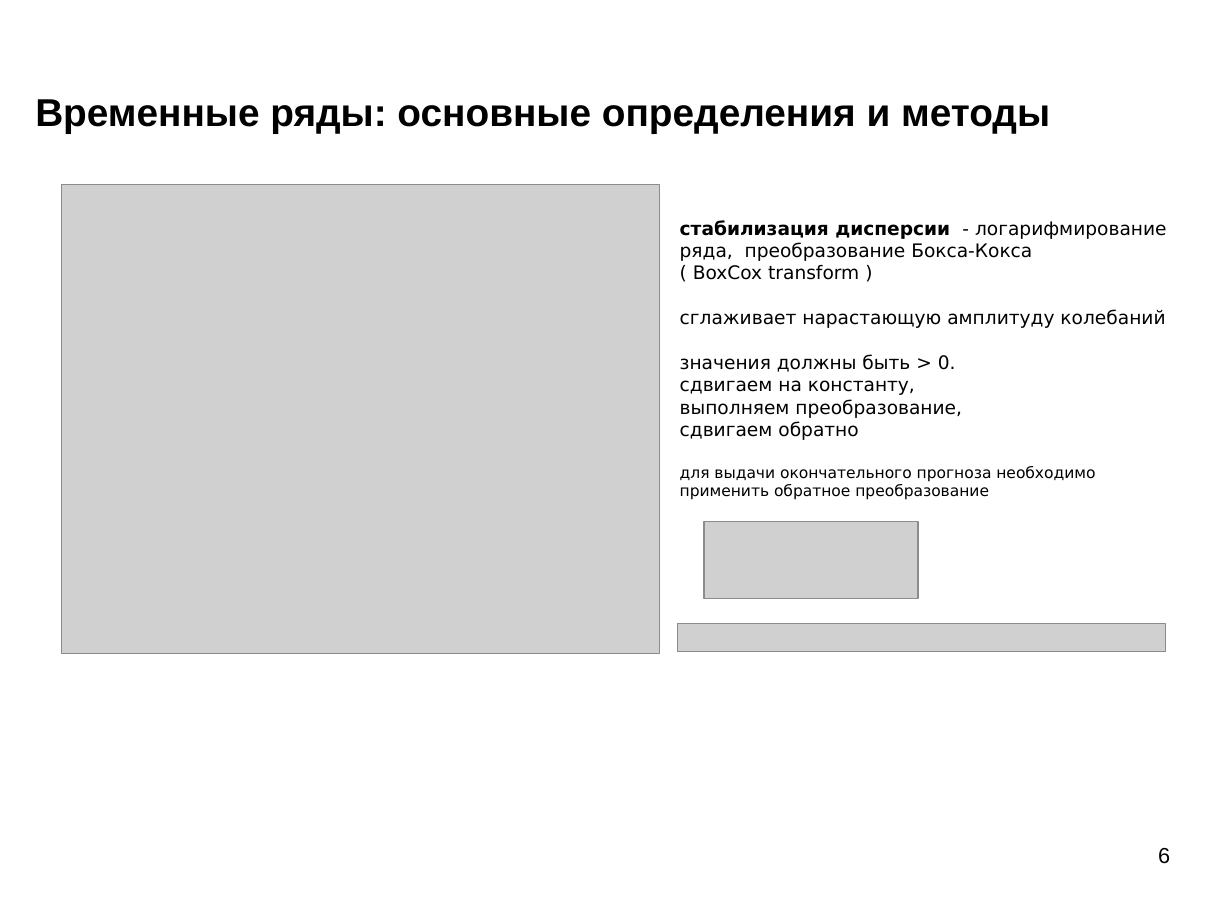
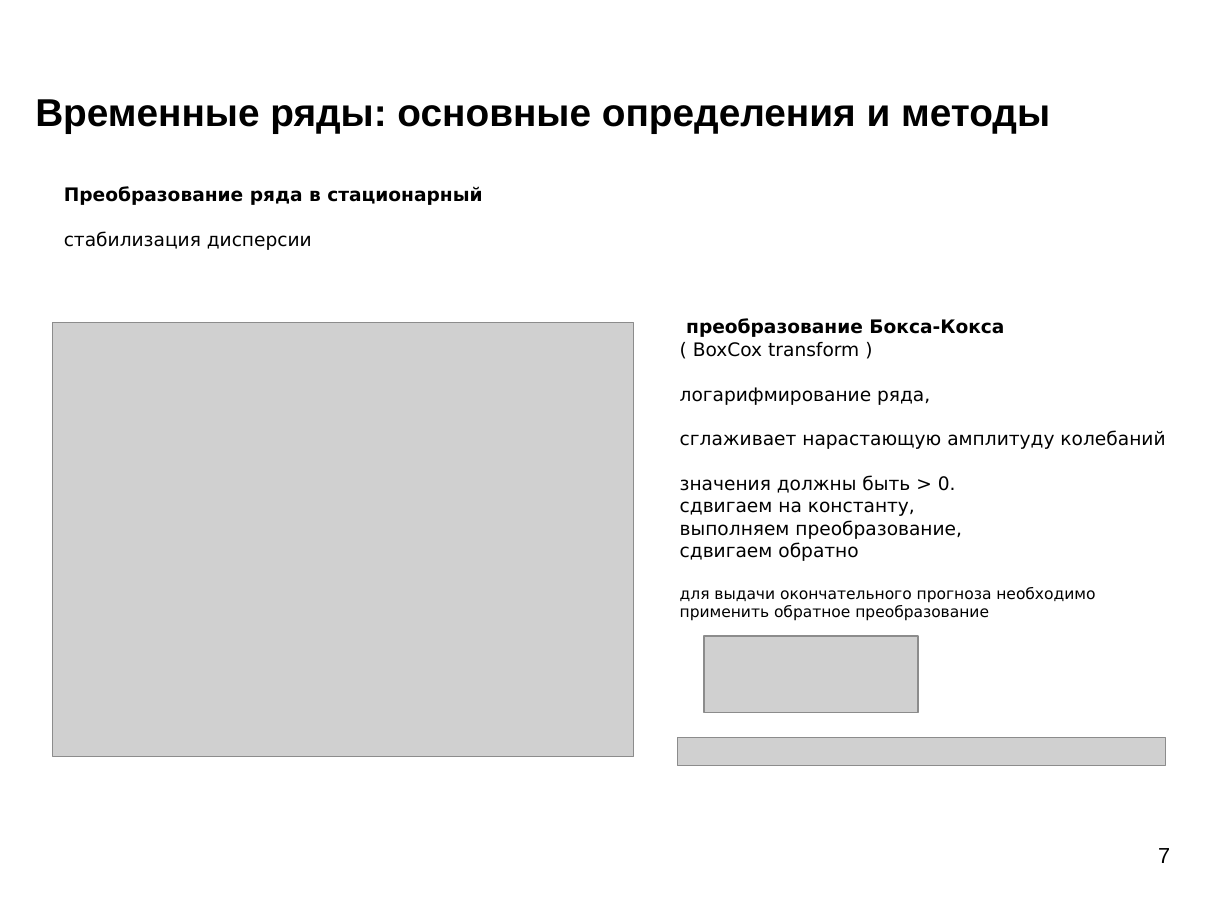
Before and after one commit to mechanoid5/ml_lectorium_2024_I, a slide deck: slide 7 of 22-time-series.odp (slide 6 before the commit). Drawn at 1232x924 pixels with LibreOffice and Linux fonts; fonts in the diff are those of the drawing; grey boxes stand for pictures; background and template pictures are left out. Boxes give left, top, right and bottom in pixels: in the first picture for what was removed or moved away, otherwise in the second. Text is boxed around its words. In the diff, an @@ line names an element or a change of style, - is before the commit and + after.

```diff
--- a/22-time-series.odp
+++ b/22-time-series.odp
@@ text added at (64, 186, 482, 250), 12 pt, text #000000, bold @@
+Преобразование ряда в стационарный
+стабилизация дисперсии
@@ picture: place and size @@
-picture at (61, 184, 660, 653)
+picture at (53, 323, 634, 757)
@@ text "преобразование Бокса-Кокса": place and size @@
-text "преобразование Бокса-Кокса" at (680, 220, 1167, 500)
+text "преобразование Бокса-Кокса" at (680, 319, 1165, 621)
@@ text at (686, 319, 1004, 337): text changed; bold on @@
-стабилизация дисперсии - логарифмирование ряда, преобразование Бокса-Кокса
+преобразование Бокса-Кокса
@@ text at (680, 387, 930, 405): paragraph added @@
+логарифмирование ряда,
@@ picture: place and size @@
-picture at (704, 522, 919, 599)
+picture at (704, 636, 919, 713)
@@ picture: place and size @@
-picture at (677, 624, 1165, 652)
+picture at (677, 738, 1165, 766)
@@ page number at (1158, 848, 1170, 863): text changed @@
-6
+7
```
Also in this commit, not shown: 2 other slides changed, 1 slide added, 2 other files.
